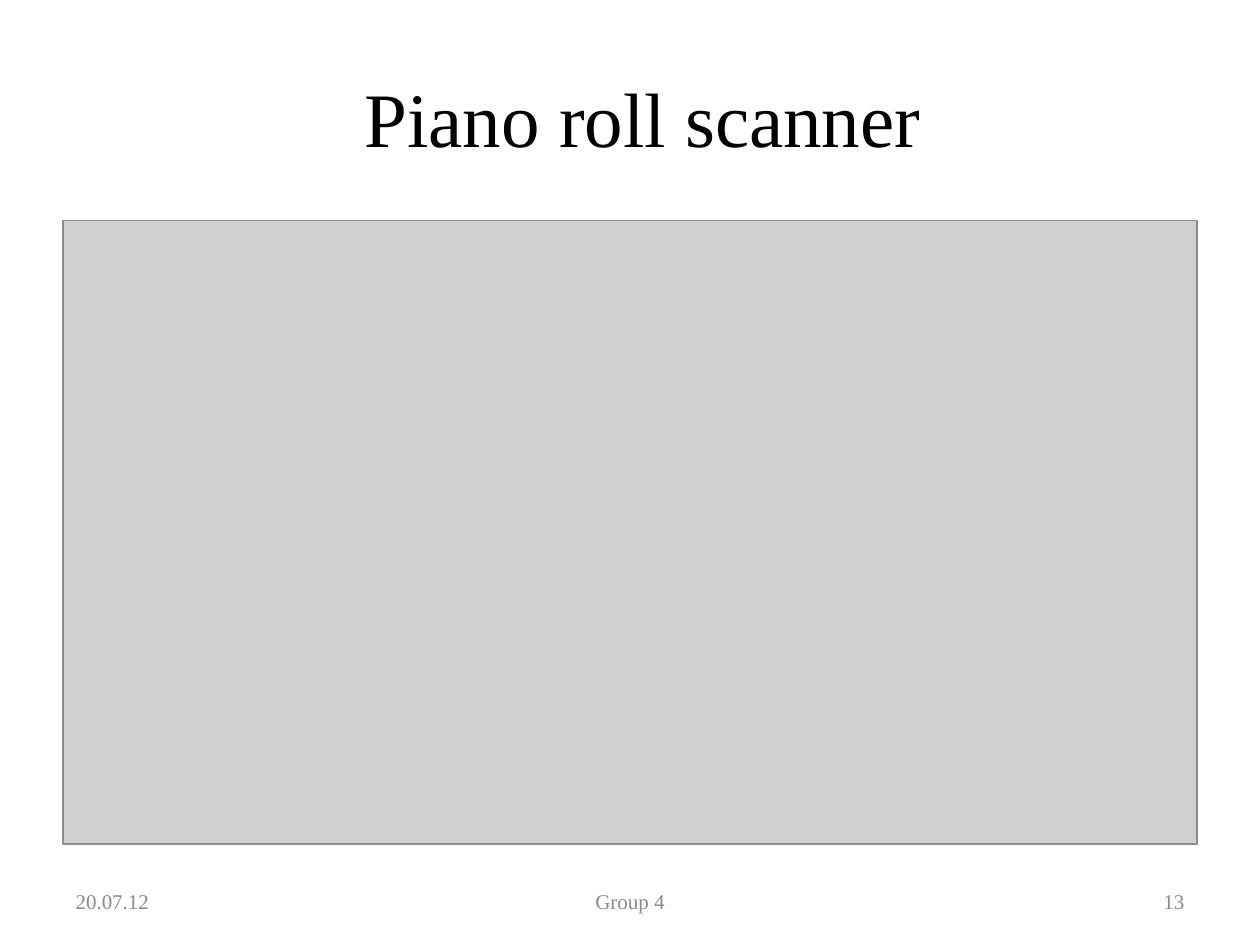
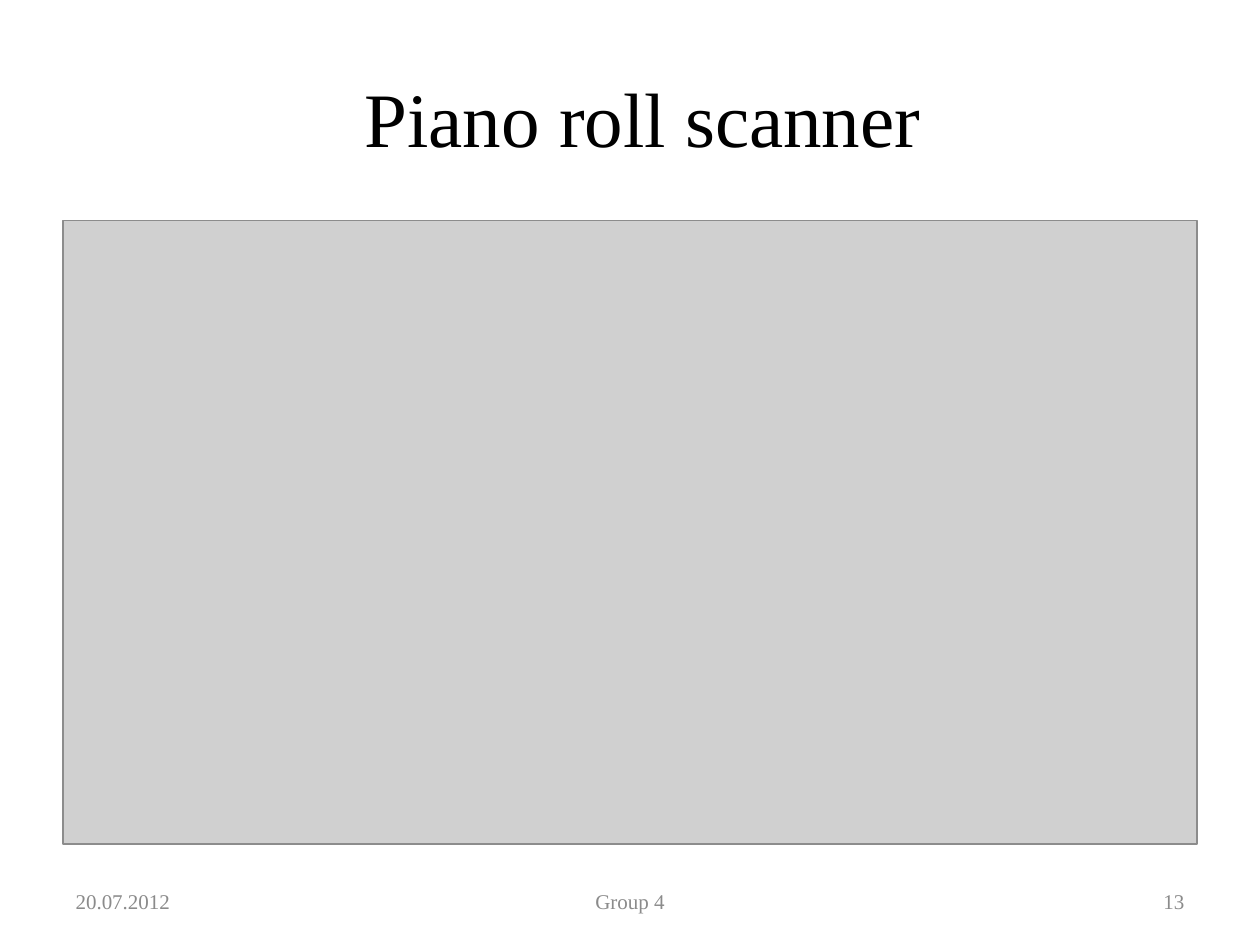
Before and after one commit to zugerisa/2012-Summer-School-Group-4, a slide deck: slide 13 of final/final_presentation.pptx. Drawn at 1260x945 pixels with LibreOffice and Linux fonts; fonts in the diff are those of the drawing; grey boxes stand for pictures; background and template pictures are left out. Boxes give left, top, right and bottom in pixels: in the first picture for what was removed or moved away, otherwise in the second. Text is boxed around its words. In the diff, an @@ line names an element or a change of style, - is before the commit and + after.

```diff
--- a/final/final_presentation.pptx
+++ b/final/final_presentation.pptx
@@ text at <box>76,895,170,909</box>: text changed @@
-20.07.12
+20.07.2012
```
Also in this commit, not shown: 19 other slides changed, 2 other files.
